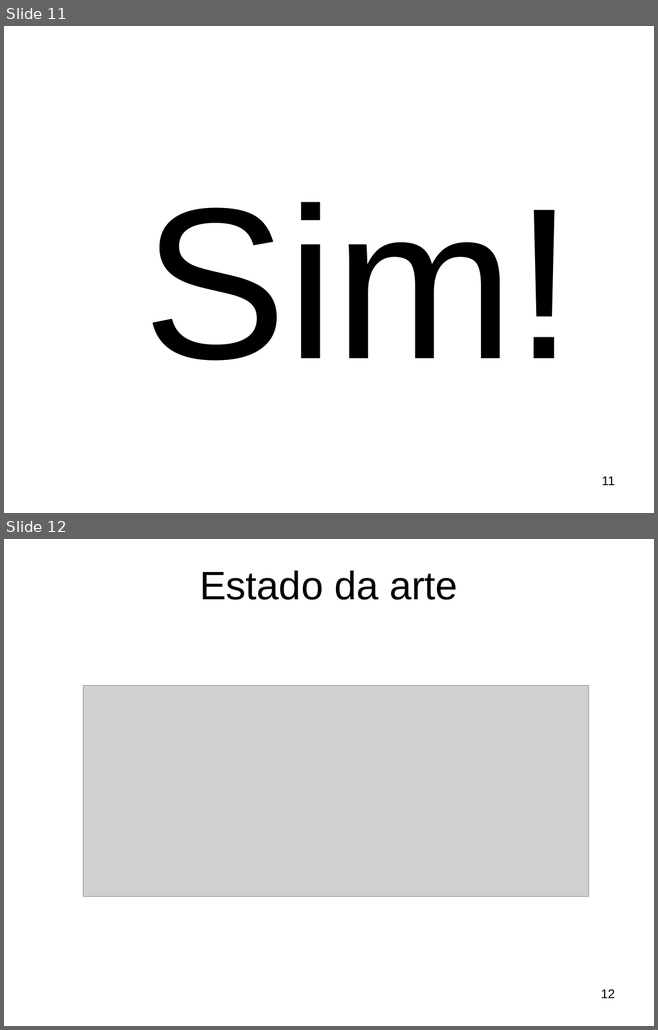
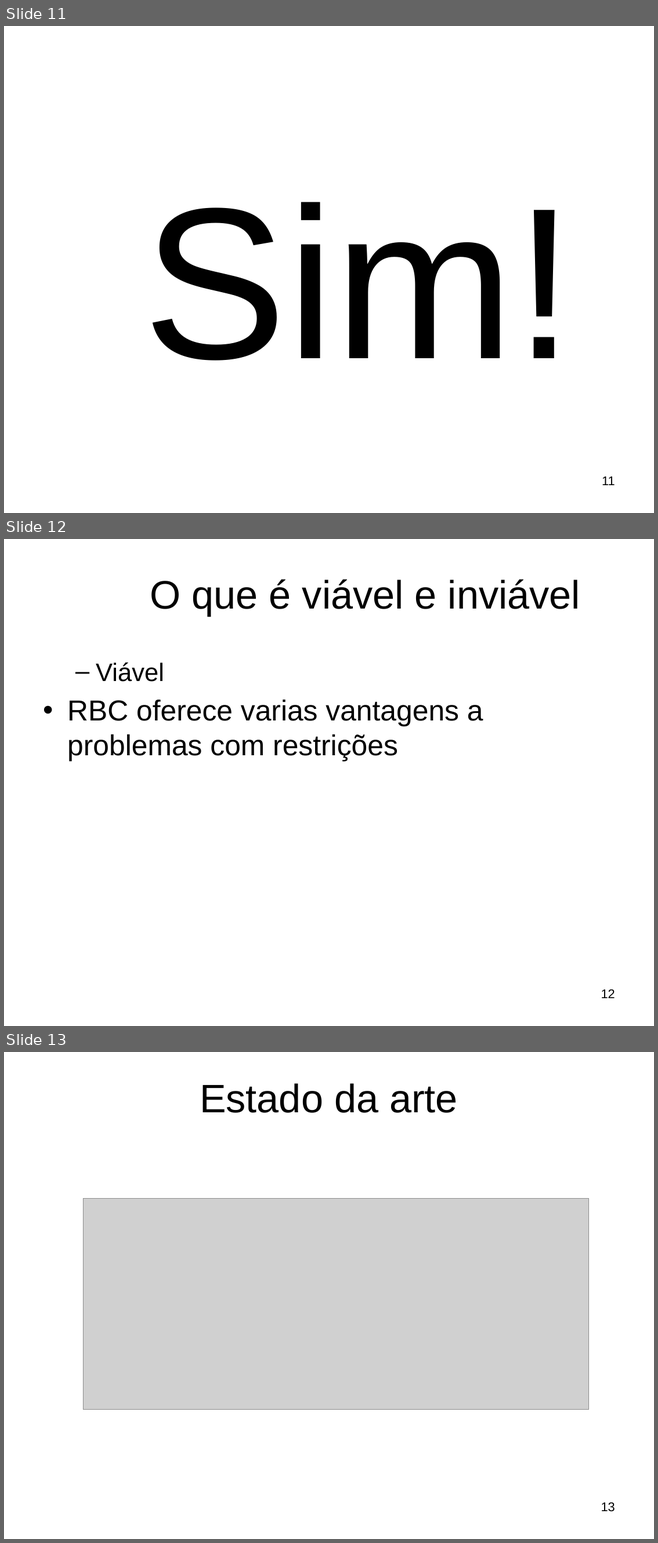
Before and after one commit to leticiawoelfer/algoritmo-genetico-IA, a slide deck: Seminário/Rascunho Douglas/Apresentação Raciocinio Baseado em Casos.pptx. Shown one above the other, each under a label of ours: slides 11 and 12 before the commit, slides 11, 12 and 13 after it. The pictures are 658x1030 and 658x1543 pixels, drawn with LibreOffice and Linux fonts; fonts in the diff are those of the drawing; grey boxes stand for pictures; background and template pictures are left out. Boxes give left, top, right and bottom in pixels: in the first picture for what was removed or moved away, otherwise in the second. Text is boxed around its words. In the diff, an @@ line names an element or a change of style, - is before the commit and + after.

```diff
--- a/Seminário/Rascunho Douglas/Apresentação Raciocinio Baseado em Casos.pptx
+++ b/Seminário/Rascunho Douglas/Apresentação Raciocinio Baseado em Casos.pptx
@@ slide 12 added at (4,539,654,1026), background picture (left out) @@
@@ title added at (150,579,580,616), 44 pt, text #000000 @@
+O que é viável e inviável
@@ text added at (67,663,483,761), 32 pt, text #000000 @@
+  – Viável
+• RBC oferece varias vantagens a problemas com restrições
@@ page number added at (601,989,615,998), 14 pt, text #000000 @@
+12
@@ what was slide 12 is now slide 13 @@
@@ page number at (601,1502,615,1512): text changed @@
-12
+13
```
Also in this commit, not shown: 1 slide changed, 1 other slide added, 1 slide removed, 1 other file.
